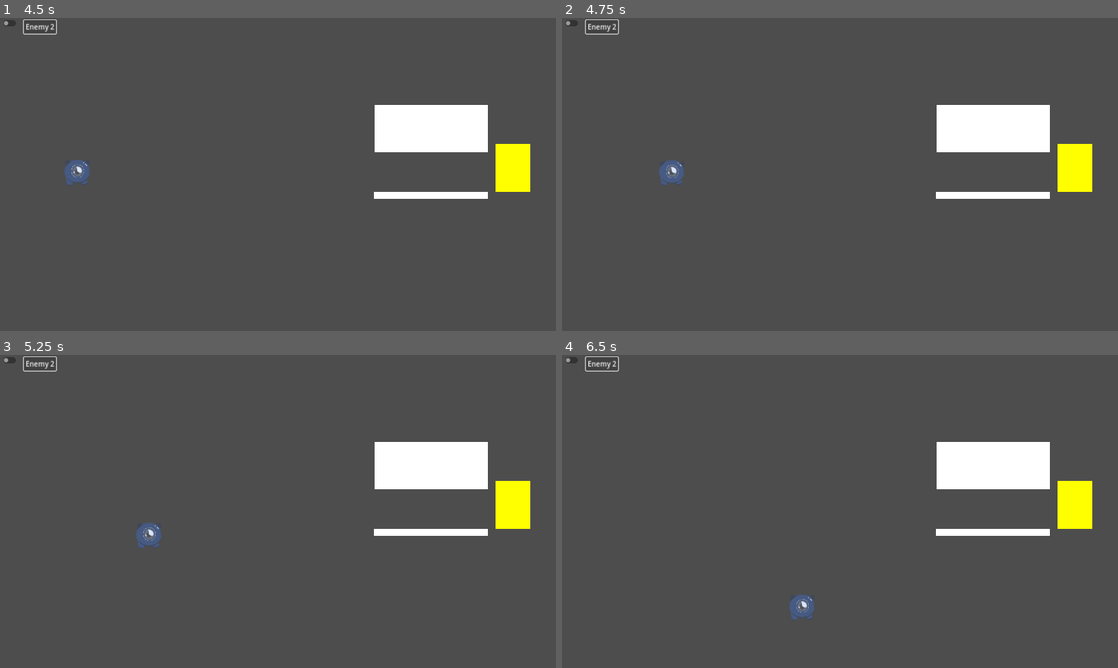
Above: before the commit, frames 1-4 (two rows, left to right).
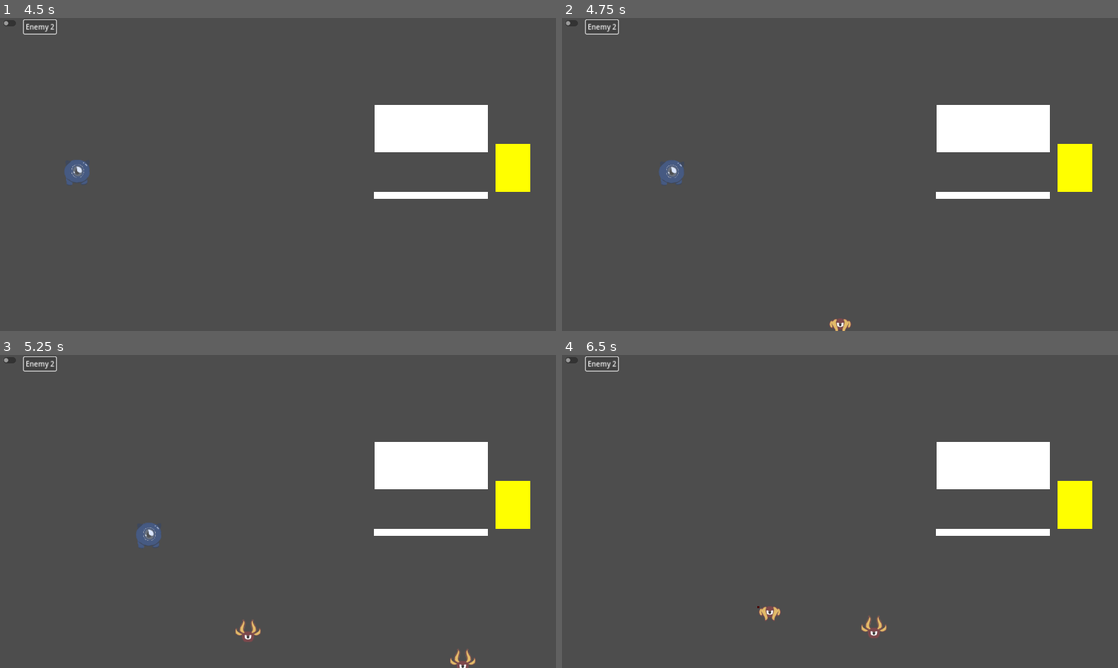
Above: after the commit, the same moments.

Repository: acropolis914/Gwizz-s-Game-Jam
Game: Godot game, scene res://Scene/main.tscn
Two runs of this game, one before a commit and one after it. Both use one fixed random seed, a clock stepped at 60 frames per second and the inputs below.
Inputs (mouse positions are in pixels of both pictures, inside the frame that each line leads up to):
- Up to frame 1 (4.5 s): click "Next" at 0.5 s; click "Next" at 1.25 s; click "SKIP" at 2 s; click (11, 24) at 2.75 s; click "Enemy 2" at 3.5 s; tap Enter at 4.25 s; hold D (move_right) from 4.28 s (still down); tap Shift (dash) at 4.35 s
- Up to frame 2 (4.75 s): keep holding D (move_right)
- Up to frame 3 (5.25 s): release D (move_right) at 5.03 s; hold S (move_down) from 5.03 s (still down); tap Shift (dash) at 5.1 s
- Up to frame 4 (6.5 s): release S (move_down) at 5.78 s; hold D (move_right) from 5.78 s (still down); tap Shift (dash) at 5.85 s

Frame 1 is identical in both runs. In frame 2, 0.1% of the frame differs, in the area x 48-52%, y 96-100%; in frame 3, 0.3%; in frame 4, 0.6%, in the area x 35-59%, y 76-91%.
Error before the commit: Attempt to call function 'change_art' in base 'null instance' on a null instance. (res://Scripts/Main.gd:26)
Error after the commit: Attempt to call function 'change_art' in base 'null instance' on a null instance. (res://Scripts/Main.gd:27)

Commit message:
uhhh I am not sure but I cant merge I hope this doesnt break anything

Diff:
--- a/Scene/main.tscn
+++ b/Scene/main.tscn
@@ -1,11 +1,13 @@
-[gd_scene load_steps=9 format=3 uid="uid://c4ehycwbenis3"]
+[gd_scene load_steps=11 format=3 uid="uid://c4ehycwbenis3"]
 
 [ext_resource type="Script" path="res://Scripts/Main.gd" id="1_0qhc5"]
+[ext_resource type="PackedScene" uid="uid://bioel72emf3f1" path="res://Scene/enemy_type_1.tscn" id="2_21thk"]
 [ext_resource type="PackedScene" uid="uid://dwbgo21cx8lyu" path="res://Scene/player.tscn" id="2_b3uek"]
 [ext_resource type="PackedScene" uid="uid://b0weg8ntix058" path="res://Scene/enemy_type_2.tscn" id="2_ixmfe"]
+[ext_resource type="PackedScene" path="res://Scene/trap.tscn" id="3_jid84"]
 [ext_resource type="Texture2D" uid="uid://ca43nx0s8p3wh" path="res://ImageAssets/White.png" id="6_vglg2"]
-[ext_resource type="PackedScene" path="res://Scene/story_mode.tscn" id="7_qvbas"]
-[ext_resource type="PackedScene" path="res://Scene/princess.tscn" id="8_x7y06"]
+[ext_resource type="PackedScene" uid="uid://cr8t15u2vq6hx" path="res://Scene/story_mode.tscn" id="7_qvbas"]
+[ext_resource type="PackedScene" uid="uid://b8dd2kjotn5vx" path="res://Scene/princess.tscn" id="8_x7y06"]
 
 [sub_resource type="RectangleShape2D" id="RectangleShape2D_euuoh"]
 size = Vector2(264, 20)
@@ -15,7 +17,9 @@
 
 [node name="Main" type="Node2D"]
 script = ExtResource("1_0qhc5")
+enemy1 = ExtResource("2_21thk")
 enemy2 = ExtResource("2_ixmfe")
+trap = ExtResource("3_jid84")
 
 [node name="Camera2D" type="Camera2D" parent="."]
 
--- a/Scripts/Main.gd
+++ b/Scripts/Main.gd
@@ -1,18 +1,19 @@
 extends Node2D
 
+@export var enemy1 : PackedScene
 @export var enemy2 : PackedScene
+@export var trap : PackedScene
 var screen_size
 
 func _ready():
+	screen_size = get_viewport_rect().size
 	if GlobalScript.trap:
-		var trap = preload("res://Scene/trap.tscn")
 		var traps = trap.instantiate()
 		traps.position = Vector2(335, -40)
 		add_child(traps)
 
 	if GlobalScript.emeny_1:
-		var trap = preload("res://Scene/enemy_type_1.tscn")
-		var traps = trap.instantiate()
+		var traps = enemy1.instantiate()
 		traps.position = Vector2(-253, 50)
 		add_child(traps)
 
--- a/Scripts/enemy_type_2.gd
+++ b/Scripts/enemy_type_2.gd
@@ -8,7 +8,6 @@
 	$Life.start()
 	$AnimatedSprite2D.animation = "flap"
 	$AnimatedSprite2D.play()
-
 
 # Called every frame. 'delta' is the elapsed time since the previous frame.
 func _process(delta):
@@ -24,21 +23,18 @@
 		#position += atan2((player_position.x -position.x),(player_position.y-position.y))
 
 func _on_body_entered(body):
-	body.kill()
+	if body.has_method("kill"):
+		body.kill()
 
 func _on_run_timeout():
 	resting = true
 	$rest.set_wait_time(randf_range(3,7))
 	$rest.start()
-	print("started resting")
 
 func _on_rest_timeout():
 	resting = false
 	$run.set_wait_time(randf_range(3,7))
 	$run.start()
-	print("stopped resting")
-	print(self.name)
-
 
 func _on_life_timeout():
 	$DeathBlood.emitting = true
--- a/Scripts/global_script.gd
+++ b/Scripts/global_script.gd
@@ -7,6 +7,7 @@
 var story_number = 0
 
 #UPGRADES
+#it's spelled enemy
 var emeny_1 = false
 var emeny_2 = false
 var emeny_3 = false
